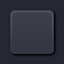
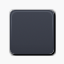
Before/after of a 64×64 layered artwork. What changed in the layer stack:
added group "button" with 10 layers above "bg" over [0, 0, 64, 64]
added layer "hover" (lighten, 2%) in group "button" over [12, 12, 52, 48]
added group "Idle" with 4 layers in group "button" over [0, 0, 64, 64]
renamed "shadows" to "shadows_idle", moved it into group "Idle", painted on it over [0, 0, 64, 64]
added layer "border copy #1" in group "Idle" over [11, 11, 53, 53]
renamed "border" to "border_idle", hid it, moved it into group "Idle", painted on it, unmasked it over [11, 11, 53, 53]
renamed "gradient" to "gradient_idle", moved it into group "Idle" over [0, 0, 64, 64]
hid "bg" over [0, 0, 64, 64]
